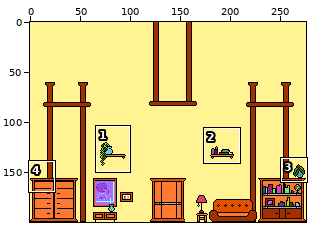
A sprite sheet gets an edit: assets/background.png. Above, an overview of the earlier version with the close-up marked.
Close-up. First the earlier version:
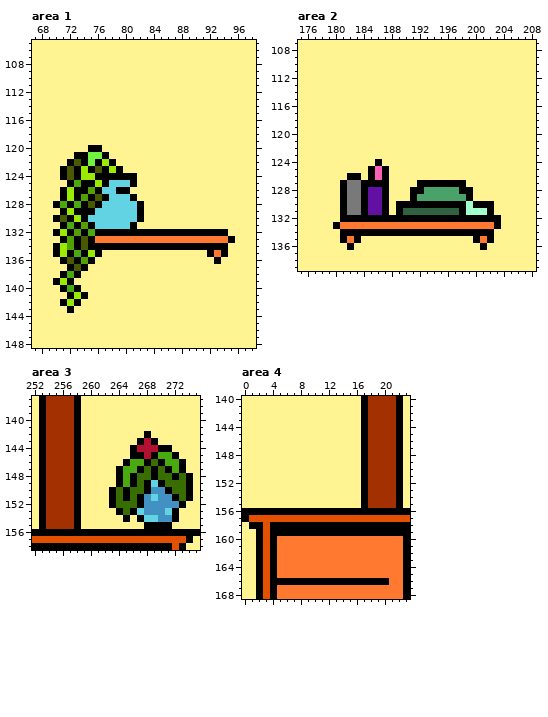
The file is 276x200 pixels. Colours within 5 levels of each other are drawn and written as one. Shown: area 1: x 67..98, y 105..148; area 2: x 175..208, y 107..139; area 3: x 252..275, y 137..158; area 4: x 0..23, y 140..168. The commit also changed other parts of the picture, which this record leaves out.
After the commit:
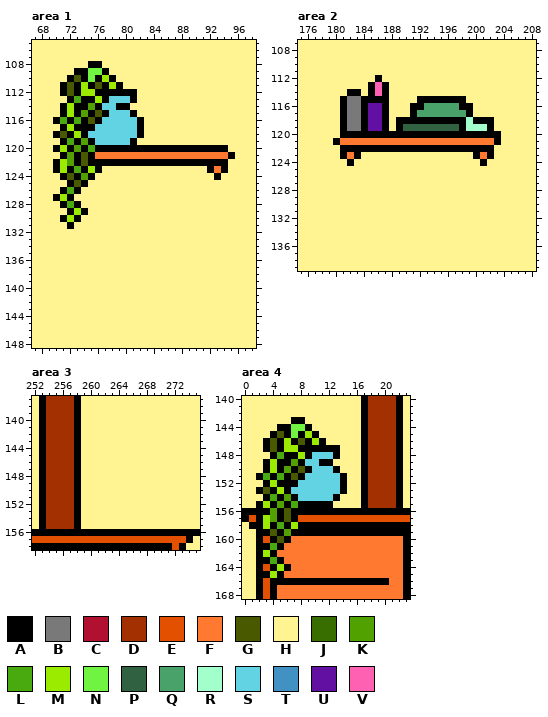
Palette (. is transparent): A #000000  B #797979  C #b21030  D #a23000  E #e35100  F #ff7930  G #495900  H #fff392  J #386d00  K #51a200  L #49aa10  M #9aeb00  N #71f341  P #306141  Q #49a269  R #a2ffcb  S #61d3e3  T #4192c3  U #6110a2  V #ff61b2
Edits made:
Changed rows in their new state; - is an unchanged pixel.
Area 1:
first column x 70:
108 -----AA-------------------
109 ---AANNA------------------
110 --AGANAMA-----------------
111 -AGAMAGAMA----------------
112 -AGAMMAAAAAA--------------
113 --ALAAMASSSA--------------
114 -AMAAKASSAA---------------
115 -AMAKAGASSSA--------------
116 ALALAGASSSSSA-------------
117 -AMAAASSSSSSA-------------
118 AGAMASSSSSSSA-------------
119 -ALAKASSSSSA--------------
120 AMAKAL-AAAAAAAAAAAAAAAAAA-
121 -AK-GAFFFFFFFFFFFFFFFFFFFA
122 AMKAGA-A-AAAAAAAAAAAAAAAA-
123 AMALAMAHHH------------AFA-
124 ----KAHHHHHH-----------A--
125 ---G-HHHHHHH--------------
126 --L-HHHHHHH---------------
127 AMAHHHHHHHHH--------------
128 HALAHHHHHHHHH-------------
129 -HAM-HHHHHHHH-------------
130 HAMAHHHHHHHHH-------------
131 -HAHHHHHHHHH--------------
132 HHHHHHHHHHHHHHHHHHHHHHHHH-
133 -HHHHHHHHHHHHHHHHHHHHHHHHH
134 HHHHHHHHHHHHHHHHHHHHHHHHH-
135 HHHHHHH---------------HHH-
136 -HHHHH-----------------H--
137 --HHH---------------------
138 -HHH----------------------
139 HHH-----------------------
140 -HHH----------------------
141 --HHH---------------------
142 -HHH----------------------
143 --H-----------------------
Area 2:
first column x 180:
112 ------A-----------------
113 -----AVA----------------
114 --AA-AVA----------------
115 -ABBAAAA----AAAAAAA-----
116 -ABBAUUA---AAQQQQQAA----
117 -ABBAUUA---AQQQQQQQA----
118 -ABBAUUA-AAAAAAAAAARAAA-
119 -ABBAUUA-APPPPPPPPARRRA-
120 -AAAAAAAAAAAAAAAAAAAAAAA
121 AFFFFFFFFFFFFFFFFFFFFFFA
122 -AAAAAAAAAAAAAAAAAAAAAA-
123 -AFA----------------AFA-
124 --A---H--------------A--
125 -----HHH----------------
126 --HH-HHH----------------
127 -HHHHHHH----HHHHHHH-----
128 -HHHHHHH---HHHHHHHHH----
129 -HHHHHHH---HHHHHHHHH----
130 -HHHHHHH-HHHHHHHHHHHHHH-
131 -HHHHHHH-HHHHHHHHHHHHHH-
132 -HHHHHHHHHHHHHHHHHHHHHHH
133 HHHHHHHHHHHHHHHHHHHHHHHH
134 -HHHHHHHHHHHHHHHHHHHHHH-
135 -HHH----------------HHH-
136 --H------------------H--
Area 3:
first column x 263:
142 -----H------
143 ----HHH-----
144 ---HHHHHH---
145 ---HHHHHHH--
146 --HHHHHHHHH-
147 -HHHHHHHHHH-
148 -HHHHHHHHHHH
149 -HHHHHHHHHHH
150 HHHHHHHHHHHH
151 HHHHHHHHHHHH
152 HHHHHHHHHHH-
153 -HHHHHHHHH--
154 --H-HHHHHH--
155 -----HHHH---
Area 4:
first column x 2:
143 -----AA------
144 ---AANNA-----
145 --AGANAMA----
146 -AGAMAGAMA---
147 -AGAMMAAAAAA-
148 --ALAAMASSSA-
149 -AMAAKASSAA--
150 -AMAKAGASSSA-
151 ALALAGASSSSSA
152 -AMAAASSSSSSA
153 AGAMASSSSSSSA
154 -ALAKASSSSSA-
155 AMAKALAAAAA--
156 --K-G--------
157 AMKAGA-------
158 -M-L-M-------
159 -AG-K--------
160 ---GA--------
161 -ALA---------
162 -M-----------
163 -ALA---------
164 ---MA--------
165 -AMA---------
Where, in picture pixels (left, top, right, bottom), the same in both close-ups:
changed: (53, 61, 235, 313)
changed: (333, 75, 501, 250)
changed: (109, 431, 193, 529)
changed: (256, 417, 347, 578)
